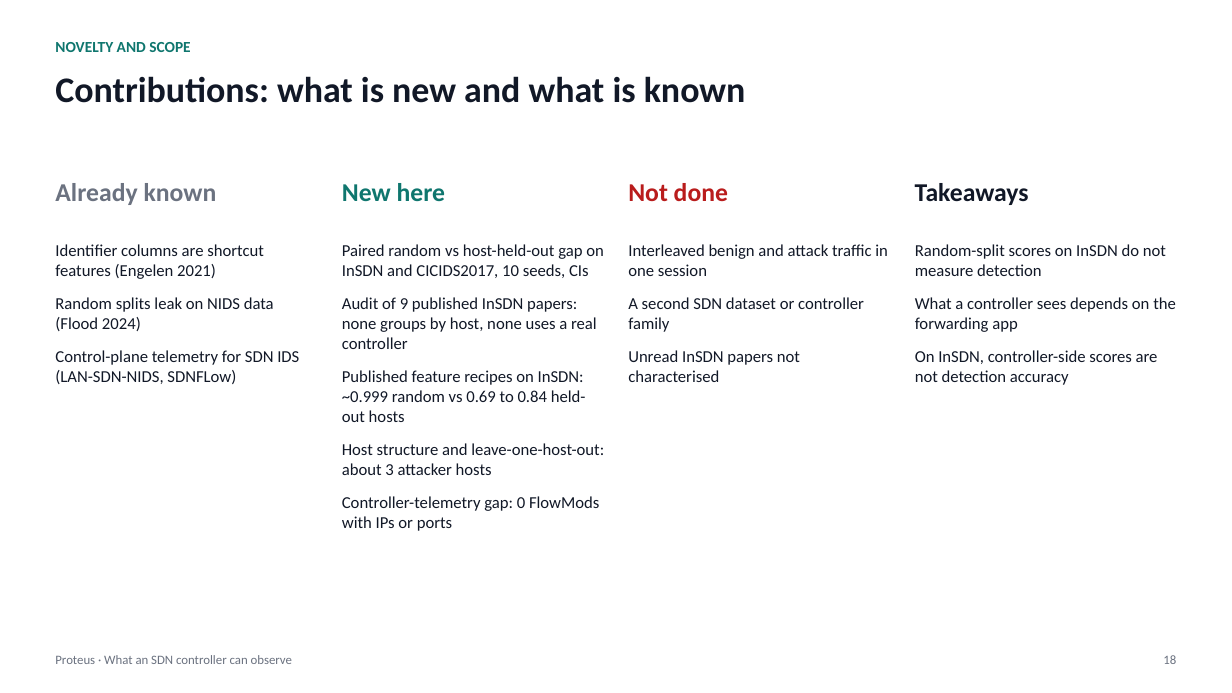
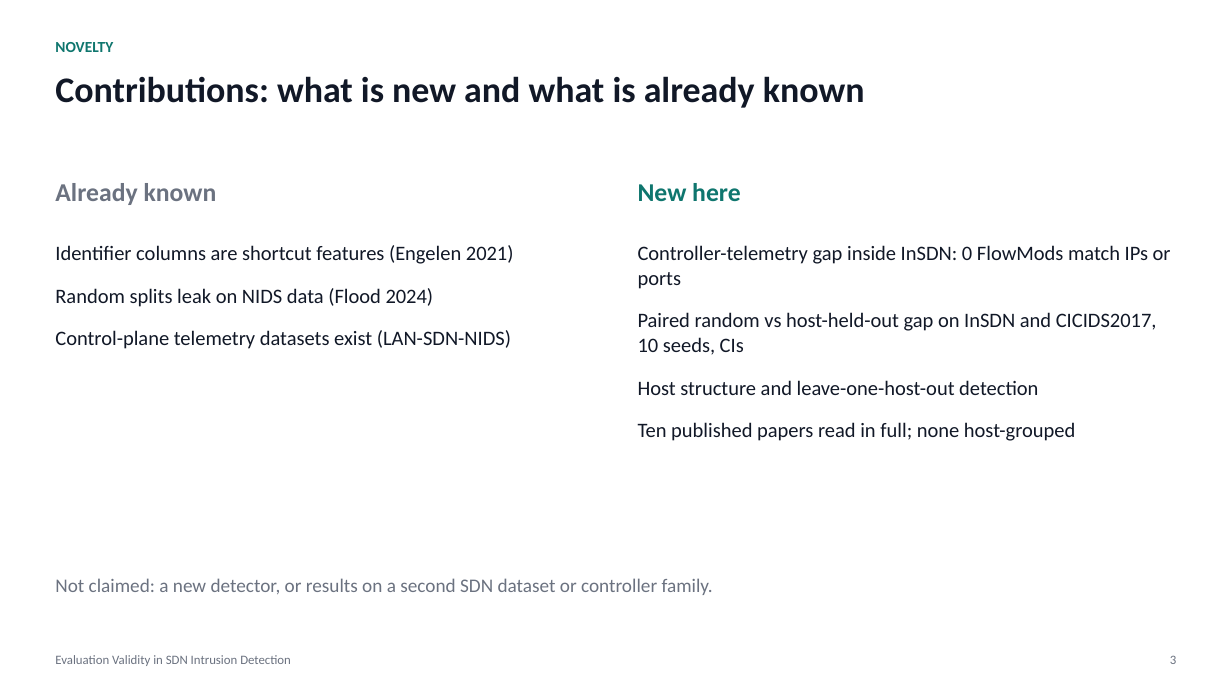
Before and after one commit to adhyan-jain/Proteus, a slide deck: slide 3 of research/insdn_controller/PRESENTATION.pptx (slide 18 before the commit). Drawn at 1232x693 pixels with LibreOffice and Linux fonts; fonts in the diff are those of the drawing. Boxes give left, top, right and bottom in pixels: in the first picture for what was removed or moved away, otherwise in the second. Text is boxed around its words. In the diff, an @@ line names an element or a change of style, - is before the commit and + after.

Commit message:
Deck: rebuild as 14 slides mirroring the paper (contributions, pipeline, audit, host structure on two datasets, limitations)

```diff
--- a/research/insdn_controller/PRESENTATION.pptx
+++ b/research/insdn_controller/PRESENTATION.pptx
@@ text at bbox=[55, 42, 113, 52]: text changed @@
-NOVELTY AND SCOPE
+NOVELTY
@@ text at bbox=[55, 76, 865, 108]: text changed @@
-Contributions: what is new and what is known
+Contributions: what is new and what is already known
@@ text "New here": place and size @@
-text "New here" at bbox=[342, 183, 446, 201]
+text "New here" at bbox=[638, 183, 741, 201]
@@ text removed at bbox=[628, 183, 728, 201] @@
-Not done
@@ text removed at bbox=[915, 183, 1029, 205] @@
-Takeaways
@@ text at bbox=[55, 245, 514, 307]: size 13 to 16 pt in "Identifier columns are shortcut features (Engelen 2021)", "Random splits leak on NIDS data (Flood ..."; more space between paragraphs @@
@@ text removed at bbox=[342, 244, 604, 531] @@
-Paired random vs host-held-out gap on InSDN and CICIDS2017, 10 seeds, CIs
-Audit of 9 published InSDN papers: none groups by host, none uses a real controller
-Published feature recipes on InSDN: ~0.999 random vs 0.69 to 0.84 held-out hosts
-Host structure and leave-one-host-out: about 3 attacker hosts
-Controller-telemetry gap: 0 FlowMods with IPs or ports
@@ text removed at bbox=[628, 244, 888, 382] @@
-Interleaved benign and attack traffic in one session
-A second SDN dataset or controller family
-Unread InSDN papers not characterised
@@ text added at bbox=[638, 245, 1171, 441], 16 pt, text #111827 @@
+Controller-telemetry gap inside InSDN: 0 FlowMods match IPs or ports
+Paired random vs host-held-out gap on InSDN and CICIDS2017, 10 seeds, CIs
+Host structure and leave-one-host-out detection
+Ten published papers read in full; none host-grouped
@@ text removed at bbox=[915, 244, 1176, 385] @@
-Random-split scores on InSDN do not measure detection
-What a controller sees depends on the forwarding app
-On InSDN, controller-side scores are not detection accuracy
@@ text at bbox=[55, 330, 511, 349]: text changed; size 13 to 16 pt @@
-Control-plane telemetry for SDN IDS (LAN-SDN-NIDS, SDNFLow)
+Control-plane telemetry datasets exist (LAN-SDN-NIDS)
@@ text added at bbox=[55, 578, 713, 595], 15 pt, text #6B7280 @@
+Not claimed: a new detector, or results on a second SDN dataset or controller family.
@@ text at bbox=[55, 655, 291, 666]: text changed @@
-Proteus · What an SDN controller can observe
+Evaluation Validity in SDN Intrusion Detection
@@ text at bbox=[1170, 655, 1176, 664]: text changed @@
-18
+3
```
Also in this commit, not shown: 9 other slides changed, 4 slides added, 8 slides removed, 1 other file.
